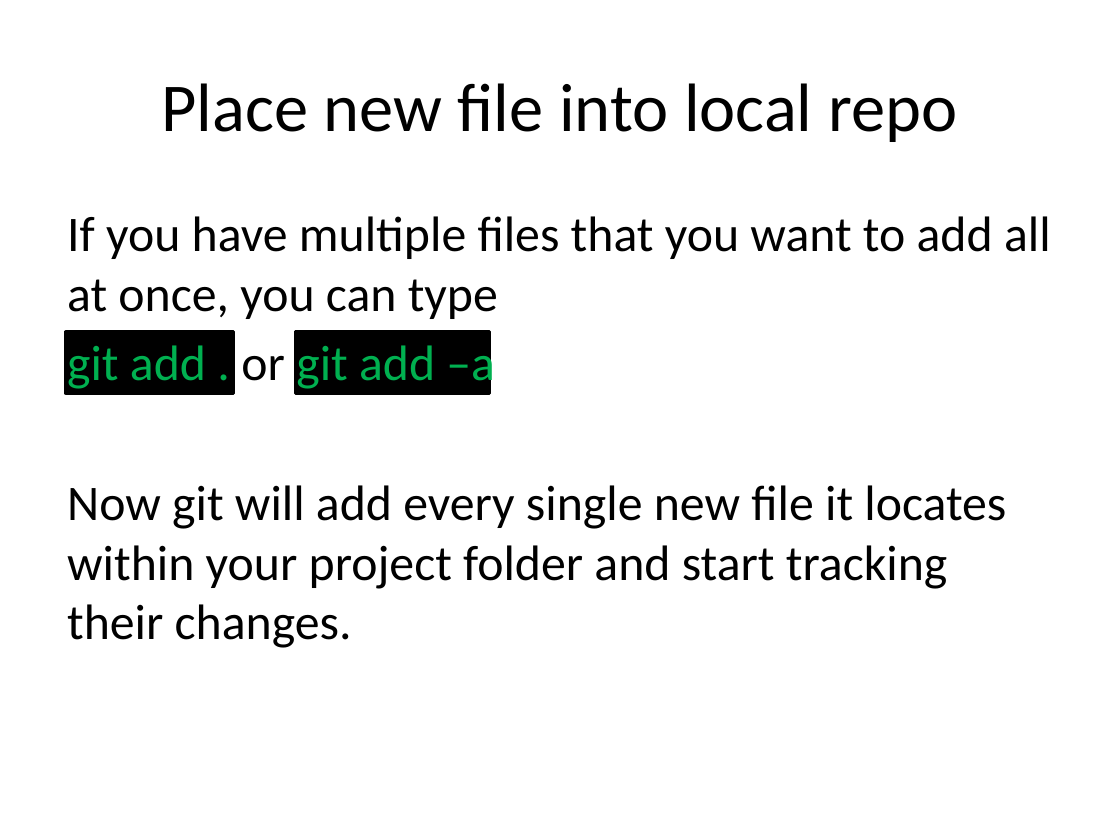
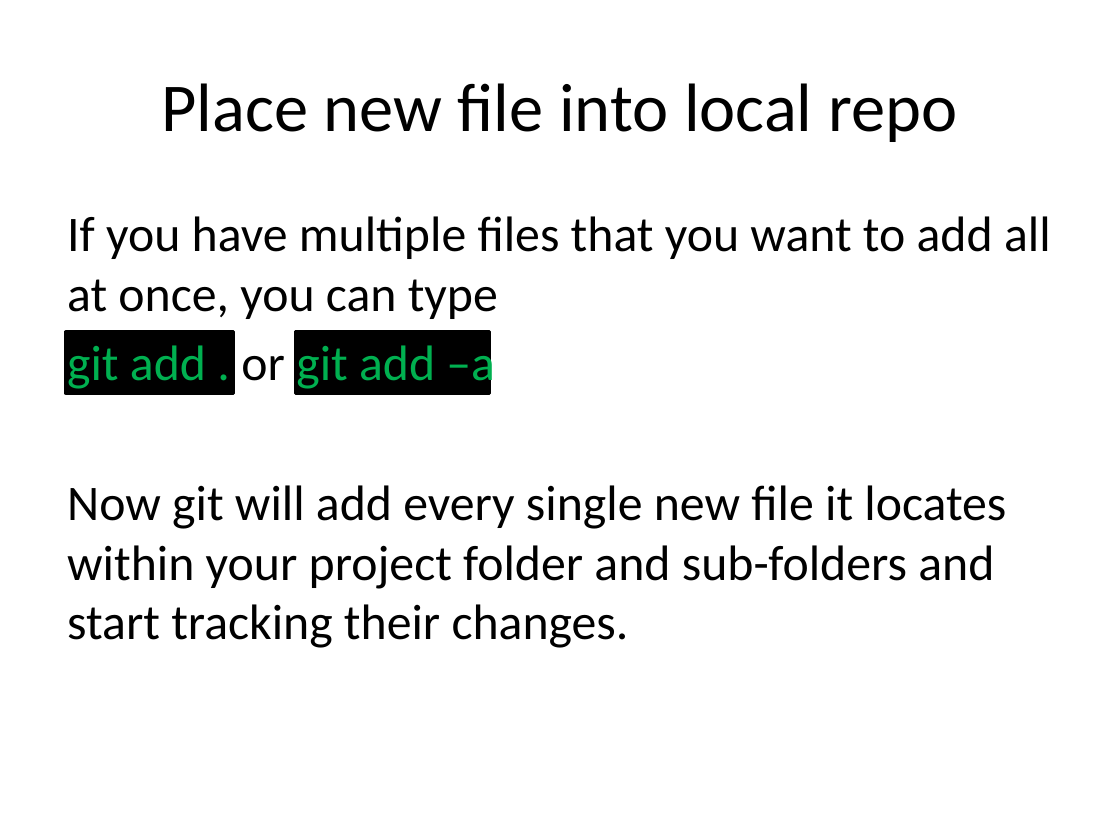
Before and after one commit to JaceTan/programming-notes, a slide deck: slide 6 of Github Commands.pptx. Drawn at 1120x840 pixels with LibreOffice and Linux fonts; fonts in the diff are those of the drawing. Boxes give left, top, right and bottom in pixels: in the first picture for what was removed or moved away, otherwise in the second. Text is boxed around its words. In the diff, an @@ line names an element or a change of style, - is before the commit and + after.

```diff
--- a/Github Commands.pptx
+++ b/Github Commands.pptx
@@ text at box(67, 485, 1006, 648): text changed @@
-Now git will add every single new file it locates within your project folder and start tracking their changes.
+Now git will add every single new file it locates within your project folder and sub-folders and start tracking their changes.
```
Also in this commit, not shown: 4 other slides changed, 5 slides added, 4 slides removed.
